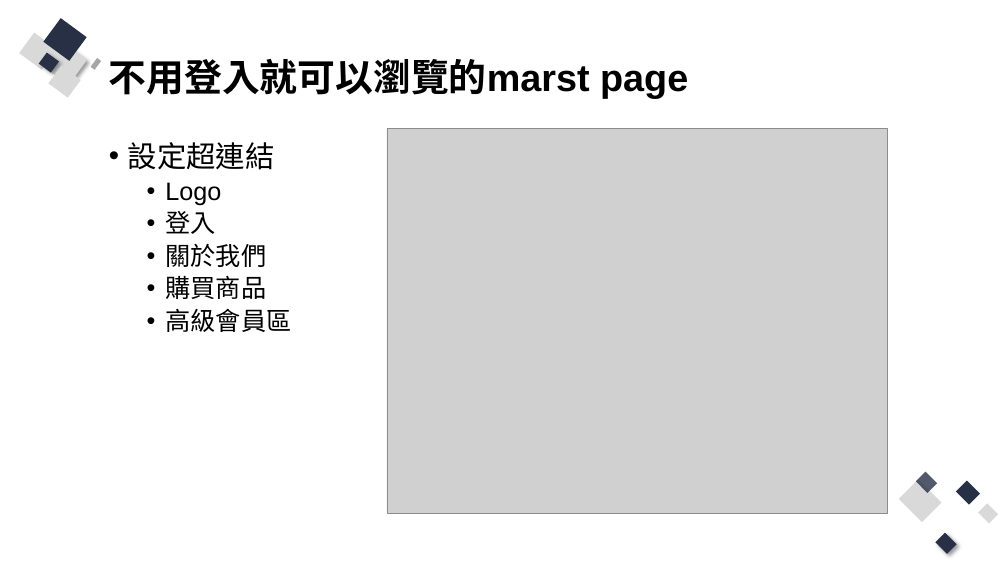
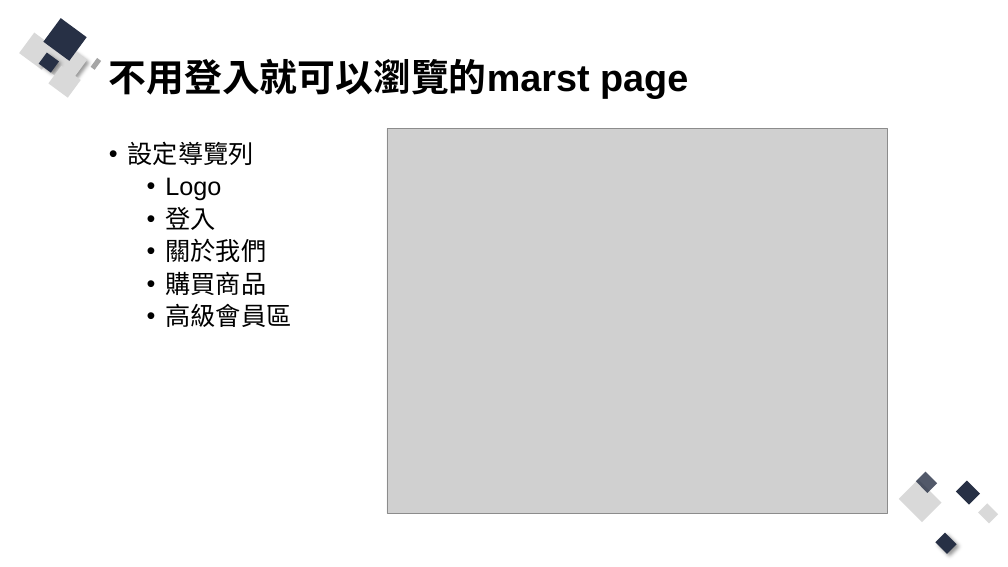
Before and after one commit to Q81JIAXIONG/-, a slide deck: slide 12 of 投影片/4.實作-帳號註冊、登入網頁.pptx (slide 14 before the commit). Drawn at 1008x567 pixels with LibreOffice and Linux fonts; fonts in the diff are those of the drawing; grey boxes stand for pictures. Boxes give left, top, right and bottom in pixels: in the first picture for what was removed or moved away, otherwise in the second. Text is boxed around its words. In the diff, an @@ line names an element or a change of style, - is before the commit and + after.

Commit message:
整理註冊、登入驗證範例

```diff
--- a/投影片/4.實作-帳號註冊、登入網頁.pptx
+++ b/投影片/4.實作-帳號註冊、登入網頁.pptx
@@ text at [128, 141, 254, 165]: text changed; size 28 to 24 pt @@
-• 設定超連結
+  • 設定導覽列
```
Also in this commit, not shown: 6 other slides changed, 12 slides added, 9 other files.
